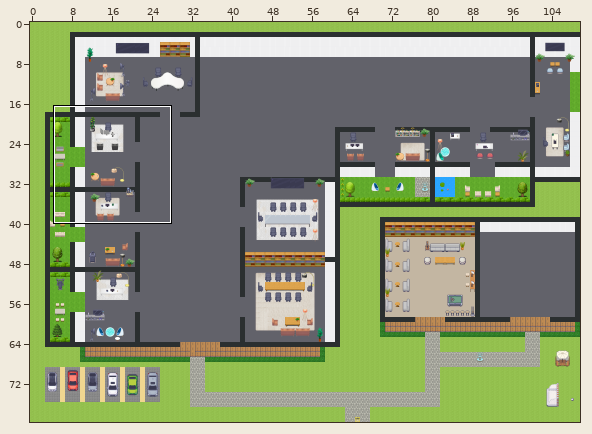
Two versions of a level (Tiled map (JSON), OficinaFull.tmj). The picture above shows the old version from afar; the outline marks the close-up.
Close-up. First the earlier version:
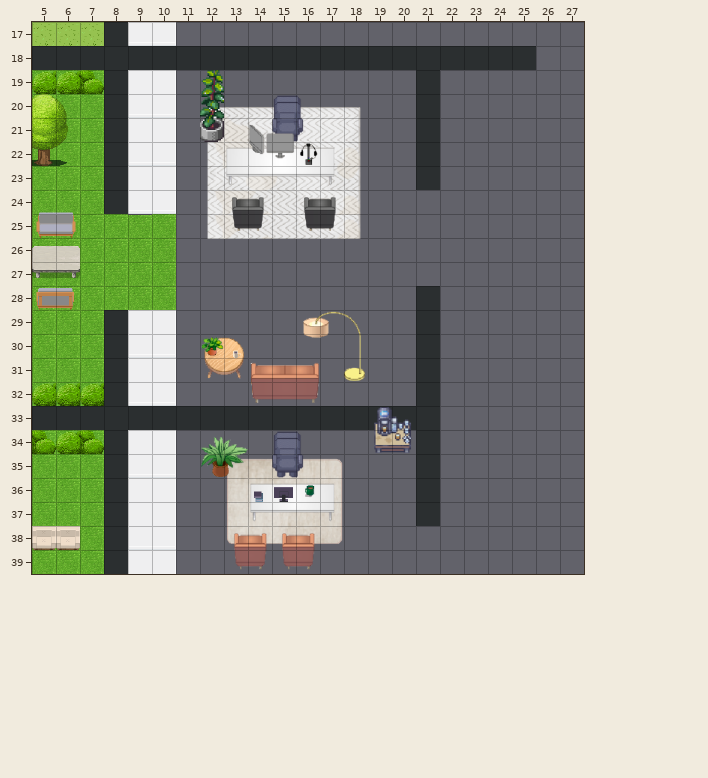
Cells are 32x32 px. Shown: x 5..27, y 17..39. The commit also changed other parts of the map, which this record leaves out.
The result:
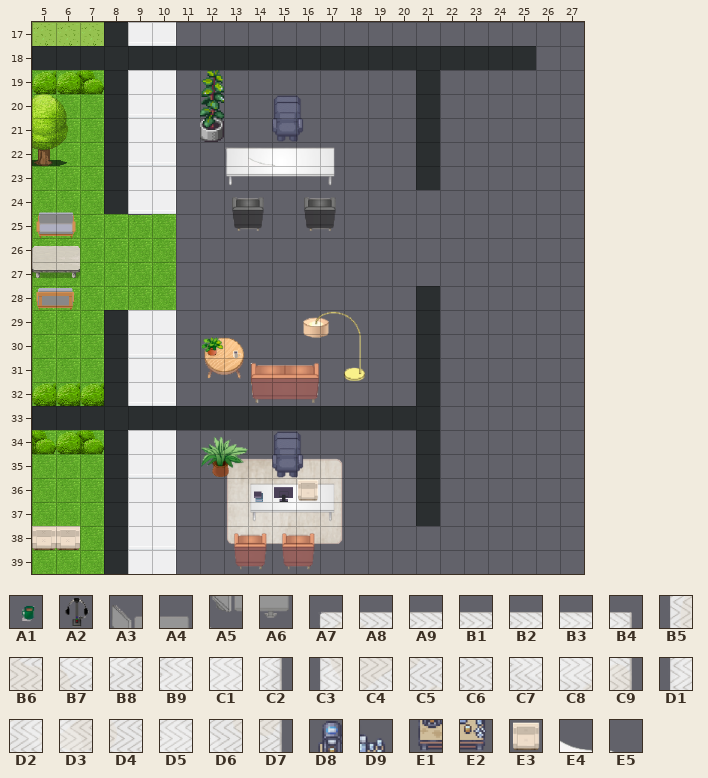
Key: from "Canva 1": A1 0, A2 52, A3 87, A4 88, A5 103, A6 104, A7 160, A8 161, A9 162, B1 163, B2 164, B3 165, B4 166, B5 176, B6 177, B7 178, B8 179, B9 180, C1 181, C2 182, C3 192, C4 193, C5 194, C6 195, C7 196, C8 197, C9 198, D1 208, D2 209, D3 210, D4 211, D5 212, D6 213, D7 214, D8 312, D9 313, E1 328, E2 329; from "Prueba Canva": E3 0, E4 103, E5 104.
__ is an empty cell.
The edit:
Layer "Piso_Patrones":
y 20: x 12..18 A7 A8 A9 B1 B2 B3 B4 -> __ __ __ __ __ __ __
y 21: x 12..18 B5 B6 B7 B8 B9 C1 C2 -> __ __ __ __ __ __ __
y 22: x 12..18 C3 C4 C5 C6 C7 C8 C9 -> __ __ __ __ __ __ __
y 23: x 12..18 D1 D2 D3 D4 D5 D6 D7 -> __ __ __ __ __ __ __
y 24..25: x 12..18 C3 C4 C5 C6 C7 C8 C9 -> __ __ __ __ __ __ __
Layer "Decoracion":
y 21: x 14..15 A3 A4 -> __ __
y 22: x 14..16 A5 A6 A2 -> E4 E5 __
y 33: x 19..20 D8 D9 -> __ __
y 34: x 19..20 E1 E2 -> __ __
y 36: x 16 A1 -> E3
